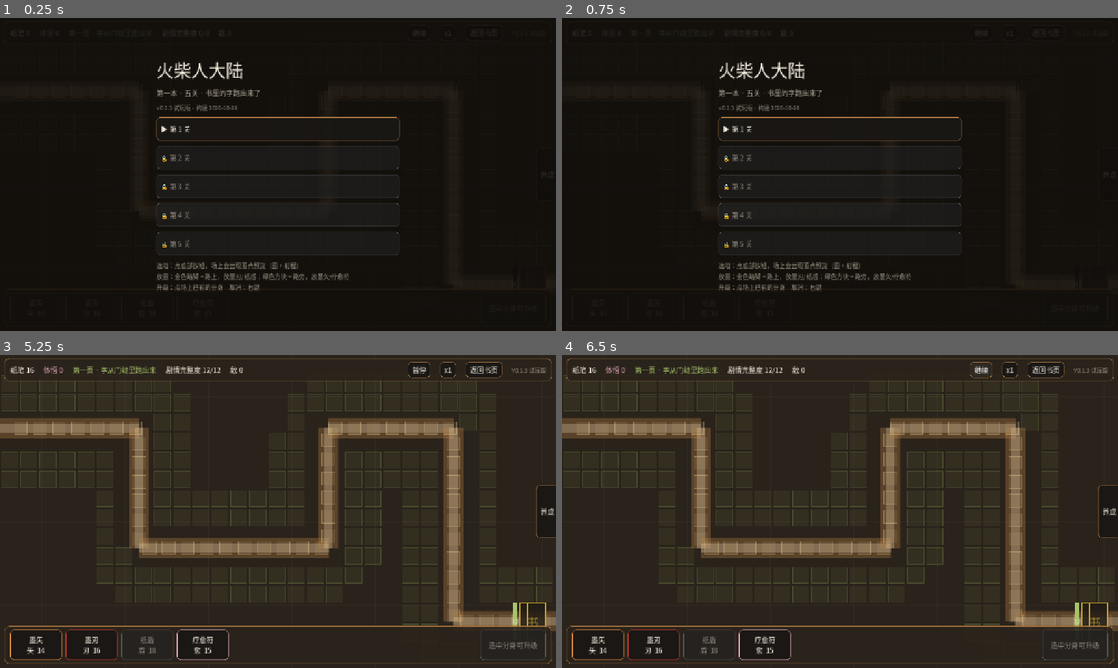
Above: before the commit, frames 1-4 (two rows, left to right).
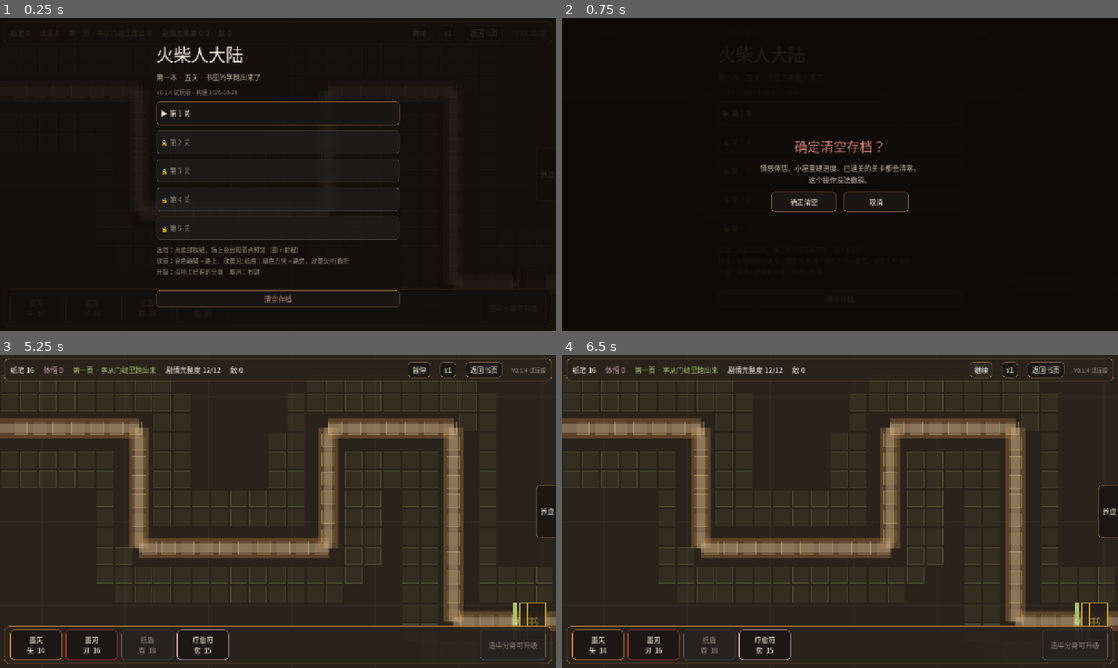
Above: after the commit, the same moments.

Repository: Maixr/jg-source
Game: Godot game, scene res://ui/main.tscn
Same seed, same stepped clock (60 frames per second), same inputs: the game is played once before the commit and once after it.
Inputs (mouse positions are in pixels of both pictures, inside the frame that each line leads up to):
- Up to frame 1 (0.25 s): no input
- Up to frame 2 (0.75 s): click (840, 299) at 0.5 s, where only the run after the commit has a clickable "清空存档"
- Up to frame 3 (5.25 s): click (244, 539) at 1.25 s, where only the run after the commit has a clickable "确定清空"; click "继续" at 2 s; click "x1" at 2.75 s; click "返回书页" at 3.5 s; click "养成" at 4.25 s; click "▶ 第 1 关" at 5 s
- Up to frame 4 (6.5 s): click "暂停" at 5.75 s

The runs differ from the first frame. In frame 1, 4.5% of the frame differs, in the area x 28-72%, y 8-93%; in frame 2, 3.9%; in frame 3, less than 0.1%; in frame 4, less than 0.1%.

Commit message:
v0.1.4：放置吸附对齐格子 + 清空存档（二次确认）

Diff:
--- a/battle/battle_field.gd
+++ b/battle/battle_field.gd
@@ -202,11 +202,17 @@
 func try_place(at: Vector2) -> bool:
 	if pending_tower.is_empty() or not running:
 		return false
-	var err := placement_error(pending_tower, at)
+	var kind := UnitData.tower_deploy(pending_tower)
+	var cell: Variant = _snap_cell(at, kind)
+	if cell == null:
+		var hint := "地面分身要放在路上的金色踏脚处" if kind == "ground" else "高台分身要放在路旁的绿色格子上"
+		_flash_text(at, hint, Color("d9573f"))
+		return false
+	var err := placement_error(pending_tower, cell)
 	if not err.is_empty():
-		_flash_text(at, err, Color("d9573f"))
-		return false
-	if not _place_exact(pending_tower, at):
+		_flash_text(cell, err, Color("d9573f"))
+		return false
+	if not _place_exact(pending_tower, cell):
 		return false
 	if ink < float(tower_cost(pending_tower)):
 		pending_tower = ""
@@ -214,24 +220,24 @@
 	return true
 
 
-## 放置是否合法。返回空串 = 可以放；否则是给玩家看的原因。
-## 放置不吸附网格，直接落在光标位置，只检查「在路面上 / 在路旁 / 别重叠」。
-func placement_error(tower_id: String, at: Vector2) -> String:
-	if at.x < 12.0 or at.x > 1204.0 or at.y < 62.0 or at.y > 620.0:
-		return "这个位置在可放置区域外"
-	var kind := UnitData.tower_deploy(tower_id)
-	var d := _dist_to_path(at)
-	if kind == "ground":
-		if d > 26.0:
-			return "地面分身只能放在路面上"
-	else:
-		if d < 30.0:
-			return "高台分身要放在路旁，不能压在路面上"
-		if d > 134.0:
-			return "离路线太远了"
-	for t in towers:
-		if (t as Tower).pos.distance_to(at) < 28.0:
-			return "离已有分身太近"
+## 把光标位置吸附到最近的同类格子上（那就是塔最终落点，保证和格子对齐）。
+## 超出吸附半径返回 null，避免光标在远处时塔"飞"到别的格子上。
+func _snap_cell(at: Vector2, kind: String) -> Variant:
+	var list: Array = ground_cells if kind == "ground" else high_cells
+	var best: Variant = null
+	var best_d := UnitData.GRID_STEP * 0.85
+	for c in list:
+		var d := (c as Vector2).distance_to(at)
+		if d < best_d:
+			best_d = d
+			best = c
+	return best
+
+
+## 这一格能不能放。返回空串 = 可以放；否则是给玩家看的原因。
+func placement_error(tower_id: String, cell: Vector2) -> String:
+	if _tower_at(cell) != null:
+		return "这一格已经有分身了"
 	if ink < float(tower_cost(tower_id)):
 		return "纸笔不够"
 	return ""
@@ -775,17 +781,34 @@
 
 
 func _draw_pending_hint() -> void:
-	# 预览就在光标位置，不吸附网格；放不了时在圈下写明原因
+	# 预览画在「吸附到的格子」上，和最终落点完全一致，这样不会出现视觉偏移。
+	# 格子会被高亮成一个方框，圈住的就是塔将占据的位置。
+	var kind := UnitData.tower_deploy(pending_tower)
 	var mouse := get_local_mouse_position()
-	var err := placement_error(pending_tower, mouse)
+	var cell: Variant = _snap_cell(mouse, kind)
+	var anchor: Vector2 = mouse if cell == null else cell
+	var err := ""
+	if cell == null:
+		err = "靠近格子才能放"
+	else:
+		err = placement_error(pending_tower, anchor)
 	var ok := err.is_empty()
 	var col := Color(0.95, 0.85, 0.5, 0.95) if ok else Color(0.85, 0.32, 0.26, 0.95)
+
+	if cell != null:
+		# 高亮整格：框内就是塔的实际占地
+		var half := 17.0
+		draw_rect(Rect2(anchor - Vector2(half, half), Vector2(half, half) * 2.0),
+			Color(col.r, col.g, col.b, 0.16), true)
+		draw_rect(Rect2(anchor - Vector2(half, half), Vector2(half, half) * 2.0),
+			col, false, 2.0)
+
 	var stats := UnitData.tower_stats(pending_tower, 1, GS.tower_mult())
-	draw_circle(mouse, 16.0, Color(col.r, col.g, col.b, 0.18))
-	draw_arc(mouse, 16.0, 0.0, TAU, 24, col, 2.0, true)
-	draw_arc(mouse, float(stats["range"]), 0.0, TAU, 48, Color(col.r, col.g, col.b, 0.22), 1.5, true)
+	draw_circle(anchor, 11.0, Color(col.r, col.g, col.b, 0.22))
+	draw_arc(anchor, 11.0, 0.0, TAU, 24, col, 2.0, true)
+	draw_arc(anchor, float(stats["range"]), 0.0, TAU, 48, Color(col.r, col.g, col.b, 0.22), 1.5, true)
 	if not ok:
-		_draw_centered(err, mouse + Vector2(0.0, 36.0), 13, col)
+		_draw_centered(err, anchor + Vector2(0.0, 38.0), 13, col)
 
 
 ## 不限距离，找最近的格子（幽灵预览用）
--- a/core/unit_data.gd
+++ b/core/unit_data.gd
@@ -16,7 +16,7 @@
 const BG := Color("2a231b")
 
 # --- 版本号：每次发试玩包改这里 ---
-const GAME_VERSION := "v0.1.3"
+const GAME_VERSION := "v0.1.4"
 const GAME_CHANNEL := "试玩版"
 const GAME_BUILD := "2026-10-28"
 
--- a/ui/main.gd
+++ b/ui/main.gd
@@ -32,6 +32,7 @@
 var level_buttons: Array = []
 
 var result_panel: Control
+var confirm_panel: Control
 var result_title: Label
 var result_detail: Label
 
@@ -51,11 +52,16 @@
 	_build_drawer()
 	_build_level_select()
 	_build_result()
+	_build_confirm_panel()
 	GS.insight_changed.connect(_on_economy_changed)
 	GS.house_changed.connect(_on_economy_changed)
 	# 平衡自检：设置 JG_BALANCE=1 后无头启动会跑完五关并打印结果然后退出
 	if OS.has_environment("JG_BALANCE"):
 		_run_balance_check.call_deferred()
+		return
+	# 一次性自检：吸附对齐 + 清空存档（会还原存档）
+	if OS.has_environment("JG_SELFTEST"):
+		_run_placement_selftest.call_deferred()
 		return
 	_show_level_select()
 	_refresh_hud()
@@ -336,6 +342,65 @@
 	hint.add_theme_font_size_override("font_size", 14)
 	col.add_child(hint)
 
+	# 清空存档（点了还要再确认一次）
+	var spacer := Control.new()
+	spacer.custom_minimum_size = Vector2(0.0, 8.0)
+	col.add_child(spacer)
+
+	var clear_btn := _make_button("清空存档")
+	clear_btn.custom_minimum_size = Vector2(160.0, 40.0)
+	clear_btn.add_theme_color_override("font_color", Color(0.78, 0.55, 0.5))
+	clear_btn.pressed.connect(_on_clear_requested)
+	col.add_child(clear_btn)
+
+
+## 二次确认弹窗：清空存档不可撤销，必须再点一次"确定清空"
+func _build_confirm_panel() -> void:
+	confirm_panel = ColorRect.new()
+	confirm_panel.name = "ClearConfirm"
+	confirm_panel.color = Color(0.05, 0.04, 0.03, 0.92)
+	confirm_panel.set_anchors_preset(Control.PRESET_FULL_RECT)
+	confirm_panel.mouse_filter = Control.MOUSE_FILTER_STOP
+	confirm_panel.visible = false
+	add_child(confirm_panel)
+
+	var center := CenterContainer.new()
+	center.set_anchors_preset(Control.PRESET_FULL_RECT)
+	confirm_panel.add_child(center)
+
+	var col := VBoxContainer.new()
+	col.add_theme_constant_override("separation", 16)
+	center.add_child(col)
+
+	var title := _make_label("确定清空存档？")
+	title.add_theme_font_size_override("font_size", 30)
+	title.add_theme_color_override("font_color", Color(0.85, 0.5, 0.45))
+	title.horizontal_alignment = HORIZONTAL_ALIGNMENT_CENTER
+	col.add_child(title)
+
+	var desc := _make_label(
+		"情感体悟、小屋重建进度、已通关的关卡都会清零，\n这个操作没法撤销。"
+	)
+	desc.add_theme_color_override("font_color", Color(0.78, 0.74, 0.68))
+	desc.horizontal_alignment = HORIZONTAL_ALIGNMENT_CENTER
+	desc.add_theme_font_size_override("font_size", 16)
+	col.add_child(desc)
+
+	var row := HBoxContainer.new()
+	row.alignment = BoxContainer.ALIGNMENT_CENTER
+	row.add_theme_constant_override("separation", 16)
+	col.add_child(row)
+
+	var yes := _make_button("确定清空")
+	yes.custom_minimum_size = Vector2(150.0, 46.0)
+	yes.pressed.connect(_on_clear_confirmed)
+	row.add_child(yes)
+
+	var no := _make_button("取消")
+	no.custom_minimum_size = Vector2(150.0, 46.0)
+	no.pressed.connect(_on_clear_cancelled)
+	row.add_child(no)
+
 
 func _build_result() -> void:
 	result_panel = ColorRect.new()
@@ -501,6 +566,25 @@
 
 func _on_selection_changed(tower: Tower) -> void:
 	_refresh_hud()
+
+
+# --- 清空存档 ---
+
+func _on_clear_requested() -> void:
+	confirm_panel.visible = true
+
+
+func _on_clear_cancelled() -> void:
+	confirm_panel.visible = false
+
+
+func _on_clear_confirmed() -> void:
+	confirm_panel.visible = false
+	GS.reset_progress()
+	# 回到第一关、进度归零的状态
+	_show_level_select()
+	_refresh_drawer()
+	result_panel.visible = false
 
 
 func _on_economy_changed(_value: Variant) -> void:
@@ -601,6 +685,47 @@
 	get_tree().quit()
 
 
+## 一次性自检：吸附对齐 + 清空存档。跑完会还原存档，不动玩家进度。
+## 用法：设置 JG_SELFTEST=1 后无头启动。
+func _run_placement_selftest() -> void:
+	var save_path := "user://jg_save.json"
+	var backup := ""
+	if FileAccess.file_exists(save_path):
+		backup = FileAccess.get_file_as_string(save_path)
+
+	_start_level(0)
+	field.ink = 100.0
+	field.set_pending("shield")
+	var cursor := Vector2(320.0, 300.0)  # 落在两个格子(292 / 336)之间
+	var ok: bool = field.try_place(cursor)
+	var landed := Vector2(-1.0, -1.0)
+	if not field.towers.is_empty():
+		landed = (field.towers[0] as Tower).pos
+	var aligned := false
+	for c in field.ground_cells:
+		if (c as Vector2).is_equal_approx(landed):
+			aligned = true
+	print("SELFTEST placement ok=%s cursor=%s landed=%s on_cell=%s" % [
+		str(ok), str(cursor), str(landed), str(aligned)
+	])
+
+	var before_cleared: int = GS.cleared_count
+	var before_insight: int = int(GS.insight)
+	_on_clear_confirmed()
+	print("SELFTEST clear before(cleared=%d insight=%d) after(cleared=%d insight=%d)" % [
+		before_cleared, before_insight, GS.cleared_count, int(GS.insight)
+	])
+
+	if backup != "":
+		var f := FileAccess.open(save_path, FileAccess.WRITE)
+		if f != null:
+			f.store_string(backup)
+			f.close()
+	GS.load_state()
+	print("SELFTEST restored cleared=%d insight=%d" % [GS.cleared_count, int(GS.insight)])
+	get_tree().quit()
+
+
 ## 一套通用的测试布阵：锚点位置 + 塔种，模拟器会就近找对应类型的空格。
 ## 顺序即建造顺序（模拟器按纸笔是否够来决定何时放下）。
 func dev_build_plan() -> Array:
Not shown, changed: docs/操作说明.txt
Not shown, changed: tools/export_windows.ps1
